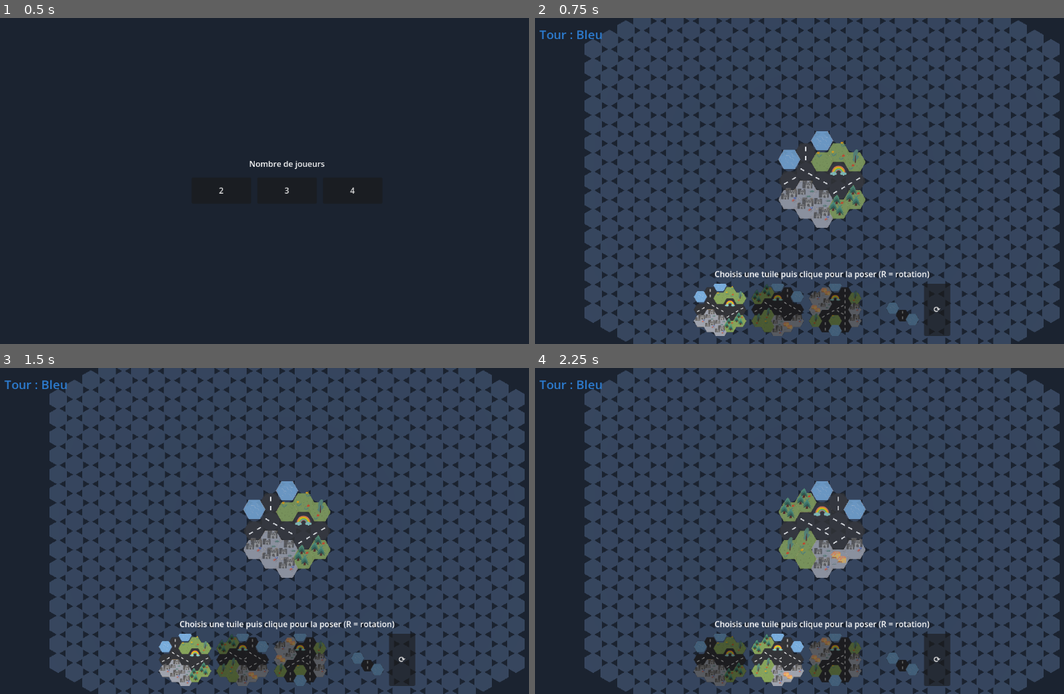
Above: before the commit, frames 1-4 (two rows, left to right).
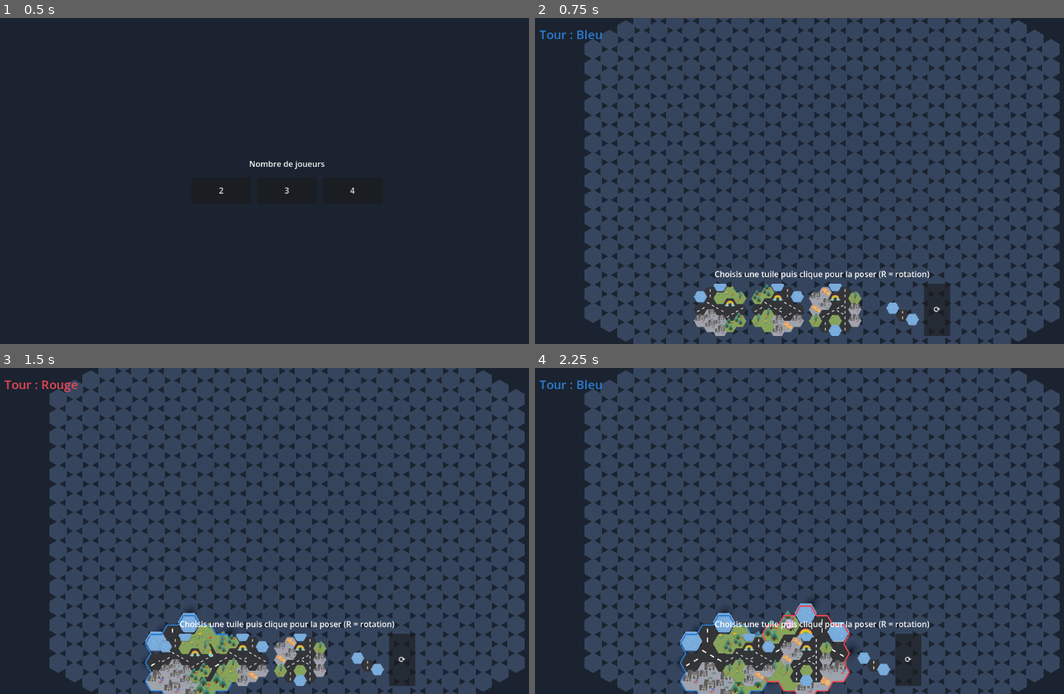
Above: after the commit, the same moments.

Repository: yoann-shopopop/shopopop-express
Game: Godot game, scene res://scenes/main.tscn
Two runs of this game, one before a commit and one after it. Both use one fixed random seed, a clock stepped at 60 frames per second and the inputs below.
Inputs (mouse positions are in pixels of both pictures, inside the frame that each line leads up to):
- Up to frame 1 (0.5 s): no input
- Up to frame 2 (0.75 s): click "2" at 0.5 s
- Up to frame 3 (1.5 s): click (185, 661) at 1.27 s
- Up to frame 4 (2.25 s): click (778, 661) at 2.02 s

Frame 1 is identical in both runs. In frame 2, 5.8% of the frame differs, in the area x 40-73%, y 34-98%; in frame 3, 7.7%; in frame 4, 11%, in the area x 27-79%, y 34-100%.

Commit message:
fix(interaction,ui): vrai glisser-déposer, fantôme caché hors drag
Presser une preview démarre un drag (begin_drag) : le fantôme apparaît et suit
le pointeur (magnet), relâcher pose. Hors drag, le fantôme est caché (plus de
bloc fantôme affiché au démarrage). Garde « relâché hors plateau » pour ne pas
poser par erreur. L'UI émet piece_drag_started au press.

Co-Authored-By: Claude Opus 4.8 <noreply@anthropic.com>

Diff:
--- a/src/interaction/placement_controller.gd
+++ b/src/interaction/placement_controller.gd
@@ -1,10 +1,10 @@
 class_name PlacementController
 extends Node
-## Pointer-driven placement with a road magnet. Pick a piece (from the UI preview), move the pointer
-## over the board: the magnet snaps the ghost to the nearest legal cell+rotation (auto-rotation);
-## the rotate action cycles between the legal candidates. Clicking places it. Dropping one cell too
-## far auto-inserts the player's bridge (consumed) when one would link the roads, else the ghost is
-## red. Touch and mouse share the same path.
+## Drag-and-drop placement with a road magnet. The UI starts a drag (pressing a piece preview);
+## while dragging, the ghost follows the pointer and the magnet snaps it to the nearest legal
+## cell+rotation (auto-rotation); the rotate action cycles candidates. Releasing places the piece —
+## or, if it landed one cell too far, auto-inserts the player's bridge (consumed) to link the roads.
+## When not dragging, the ghost is hidden. Mouse and touch share the same path.
 
 const BOARD_PLANE := Plane(Vector3.UP, 0.0)
 const MAGNET_RADIUS := 2
@@ -13,12 +13,14 @@
 var _board: Board
 var _ghost: BlockGhost
 var _phase: SetupPhase
+
+var _dragging: bool = false
 var _selected_index: int = 0
-var _rotation: int = 0                 # manual rotation used when no magnet candidate applies
-
+var _rotation: int = 0                 # manual rotation, used when no magnet candidate applies
 var _candidates: Array = []            # [{ "cell": Vector2i, "rot": int }], nearest first
 var _choice: int = 0
 var _raw_cell: Vector2i = Vector2i.ZERO
+var _over_board: bool = false          # whether the pointer currently projects onto the board
 
 
 func setup(camera: Camera3D, board: Board, ghost: BlockGhost, phase: SetupPhase) -> void:
@@ -26,18 +28,26 @@
 	_board = board
 	_ghost = ghost
 	_phase = phase
-	select_piece(0)
+	_ghost.visible = false
 
 
-func select_piece(index: int) -> void:
+## Starts dragging the current player's piece [param index] (called when a preview is pressed).
+func begin_drag(index: int) -> void:
 	_selected_index = index
 	_rotation = 0
+	_candidates.clear()
+	_choice = 0
+	_dragging = true
 	_ghost.set_block(_selected_block())
-	_ghost.set_rotation_steps(_rotation)
+	_ghost.set_rotation_steps(0)
+	_ghost.set_valid(false)
+	_ghost.visible = true
 
 
 ## Cycles between legal magnet candidates, or rotates the free piece when none apply.
 func rotate_current() -> void:
+	if not _dragging:
+		return
 	if _candidates.is_empty():
 		_rotation = (_rotation + 1) % 6
 		_ghost.set_rotation_steps(_rotation)
@@ -54,19 +64,32 @@
 	return pieces[_selected_index]
 
 
-func _unhandled_input(event: InputEvent) -> void:
-	if event is InputEventMouseMotion:
+func _input(event: InputEvent) -> void:
+	if not _dragging:
+		return
+	if event is InputEventMouseMotion or event is InputEventScreenDrag:
 		_update_pointer(event.position)
-	elif event is InputEventScreenDrag:
-		_update_pointer(event.position)
-	elif event is InputEventMouseButton and event.button_index == MOUSE_BUTTON_LEFT and event.pressed:
-		_update_pointer(event.position)
-		_try_place()
-	elif event is InputEventScreenTouch and event.pressed:
-		_update_pointer(event.position)
-		_try_place()
+	elif event is InputEventMouseButton and event.button_index == MOUSE_BUTTON_LEFT and not event.pressed:
+		_release(event.position)
+	elif event is InputEventScreenTouch and not event.pressed:
+		_release(event.position)
 	elif event.is_action_pressed(&"rotate_block"):
 		rotate_current()
+
+
+func _release(screen_pos: Vector2) -> void:
+	_update_pointer(screen_pos)
+	_try_place()
+	_end_drag()
+
+
+func _end_drag() -> void:
+	_dragging = false
+	_candidates.clear()
+	_choice = 0
+	_rotation = 0
+	_ghost.visible = false
+	_ghost.set_block(null)
 
 
 func _update_pointer(screen_pos: Vector2) -> void:
@@ -75,7 +98,11 @@
 		return
 	var hit = BOARD_PLANE.intersects_ray(_camera.project_ray_origin(screen_pos), _camera.project_ray_normal(screen_pos))
 	if hit == null:
+		_over_board = false
+		_candidates.clear()
+		_ghost.set_valid(false)
 		return
+	_over_board = true
 	_raw_cell = HexUtils.world_to_axial(hit, GameConfig.HEX_SIZE)
 	_recompute_candidates(block, hit)
 	if _candidates.is_empty():
@@ -109,19 +136,18 @@
 
 func _try_place() -> void:
 	var block := _selected_block()
-	if block == null:
-		return
+	if block == null or not _over_board:
+		return  # released off the board — cancel
 	if not _candidates.is_empty():
 		var c: Dictionary = _candidates[_choice]
-		if _phase.try_place(_selected_index, c["cell"], c["rot"]):
-			_after_place()
+		_phase.try_place(_selected_index, c["cell"], c["rot"])
 		return
 	# No direct fit — try to bridge across a one-cell gap using the player's bridge.
 	var bridge := _player_bridge()
 	if bridge != null:
 		var found := BridgeFinder.find(_board, block, _raw_cell, _rotation, bridge)
-		if not found.is_empty() and _phase.try_place_with_bridge(_selected_index, _raw_cell, _rotation, found["anchor"], found["rotation"]):
-			_after_place()
+		if not found.is_empty():
+			_phase.try_place_with_bridge(_selected_index, _raw_cell, _rotation, found["anchor"], found["rotation"])
 
 
 func _player_bridge() -> BlockDefinition:
@@ -129,10 +155,3 @@
 		if piece.id == &"bridge":
 			return piece
 	return null
-
-
-func _after_place() -> void:
-	_candidates.clear()
-	_choice = 0
-	_rotation = 0
-	select_piece(0)
--- a/src/main.gd
+++ b/src/main.gd
@@ -54,7 +54,7 @@
 
 	phase.turn_changed.connect(_on_turn_changed)
 	phase.setup_finished.connect(_on_setup_finished)
-	_ui.piece_selected.connect(controller.select_piece)
+	_ui.piece_drag_started.connect(controller.begin_drag)
 	_ui.rotate_requested.connect(controller.rotate_current)
 	_ui.set_current_player(phase.current_player())
 
@@ -64,7 +64,6 @@
 
 
 func _on_turn_changed(player: Player) -> void:
-	controller.select_piece(0)
 	_ui.set_current_player(player)
 
 
--- a/src/ui/placement_ui.gd
+++ b/src/ui/placement_ui.gd
@@ -5,7 +5,7 @@
 ## stays the home of the future game UI (cards, dice, scores). Emits intents; the controller acts.
 
 signal player_count_chosen(count: int)
-signal piece_selected(index: int)
+signal piece_drag_started(index: int)
 signal rotate_requested
 
 const BUTTON_MIN := Vector2(118, 52)
@@ -118,8 +118,8 @@
 		button.ignore_texture_size = true
 		button.stretch_mode = TextureButton.STRETCH_KEEP_ASPECT_CENTERED
 		button.custom_minimum_size = PREVIEW_SIZE
-		button.modulate = Color.WHITE if i == 0 else Color(0.55, 0.55, 0.55)
-		button.pressed.connect(_on_piece_pressed.bind(i))
+		button.modulate = Color.WHITE
+		button.button_down.connect(_on_piece_pressed.bind(i))  # press = start dragging the tile
 		_pieces_bar.add_child(button)
 
 	var rotate := Button.new()
@@ -142,4 +142,4 @@
 		var child := _pieces_bar.get_child(i)
 		if child is TextureButton:
 			child.modulate = Color.WHITE if i == index else Color(0.55, 0.55, 0.55)
-	piece_selected.emit(index)
+	piece_drag_started.emit(index)
